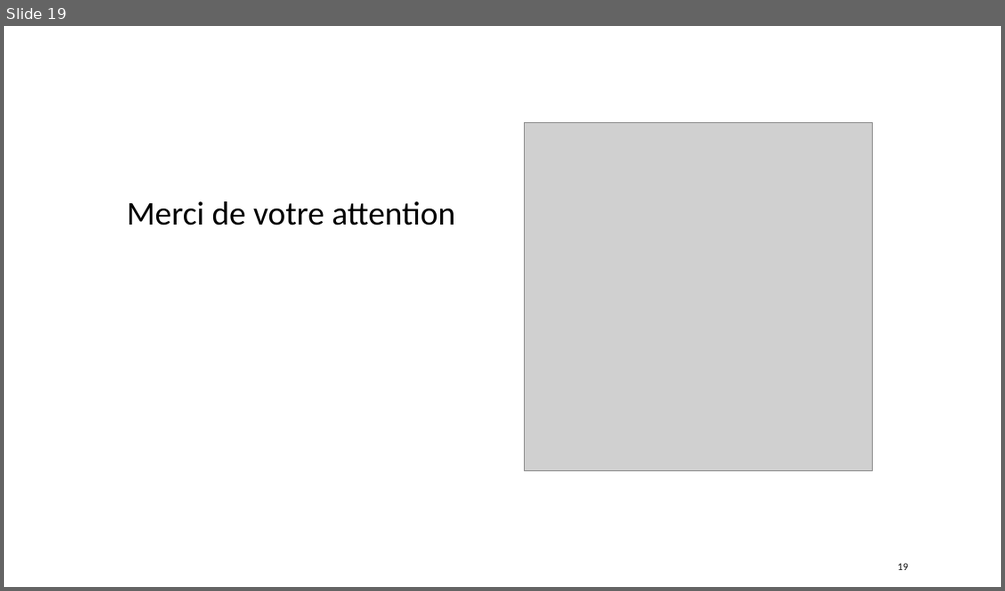
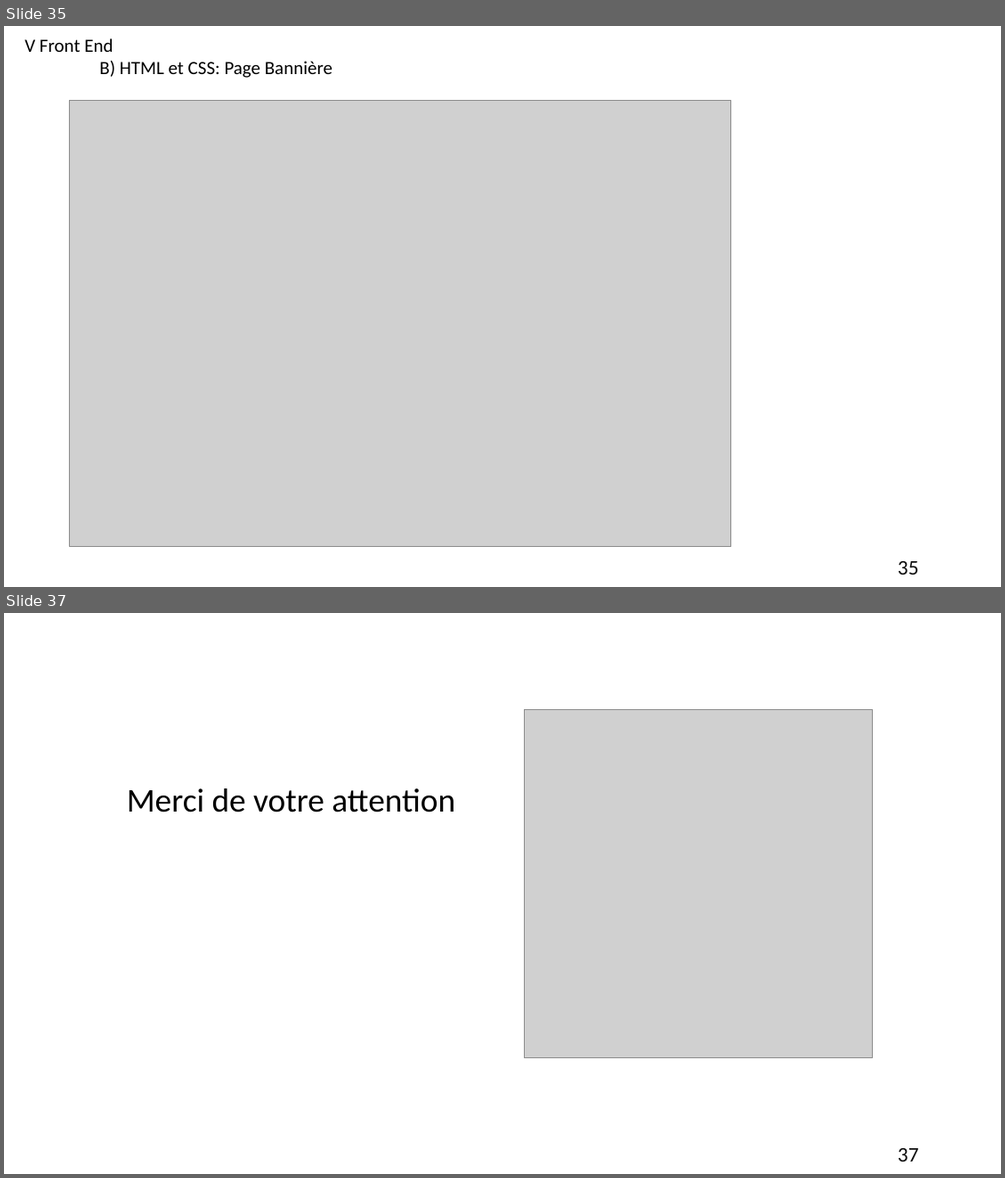
Before and after one commit to Laurette2032/REA, a slide deck: REA 1/Présentation Projet personnel_V2.pptx. Shown one above the other, each under a label of ours: slide 19 before the commit, slides 35 and 37 after it; the slides between them are not shown. The pictures are 1005x591 and 1005x1178 pixels, drawn with LibreOffice and Linux fonts; fonts in the diff are those of the drawing; grey boxes stand for pictures. Boxes give left, top, right and bottom in pixels: in the first picture for what was removed or moved away, otherwise in the second. Text is boxed around its words. In the diff, an @@ line names an element or a change of style, - is before the commit and + after.

```diff
--- a/REA 1/Présentation Projet personnel_V2.pptx
+++ b/REA 1/Présentation Projet personnel_V2.pptx
@@ slide 35 added at [4,26,1001,587], background #FFFFFF @@
@@ text added at [24,38,332,78], 18 pt, text #000000 @@
+V Front End
+B) HTML et CSS: Page Bannière
@@ picture added at [69,101,731,547] @@
@@ page number added at [898,561,919,574], 20 pt, text #0D0D0D @@
+35
@@ what was slide 19 is now slide 37 @@
@@ page number at [898,1148,919,1161]: text changed; size 10 to 20 pt @@
-19
+37
```
Also in this commit, not shown: 15 slides changed, 18 other slides added, 1 slide removed, 27 other files.
